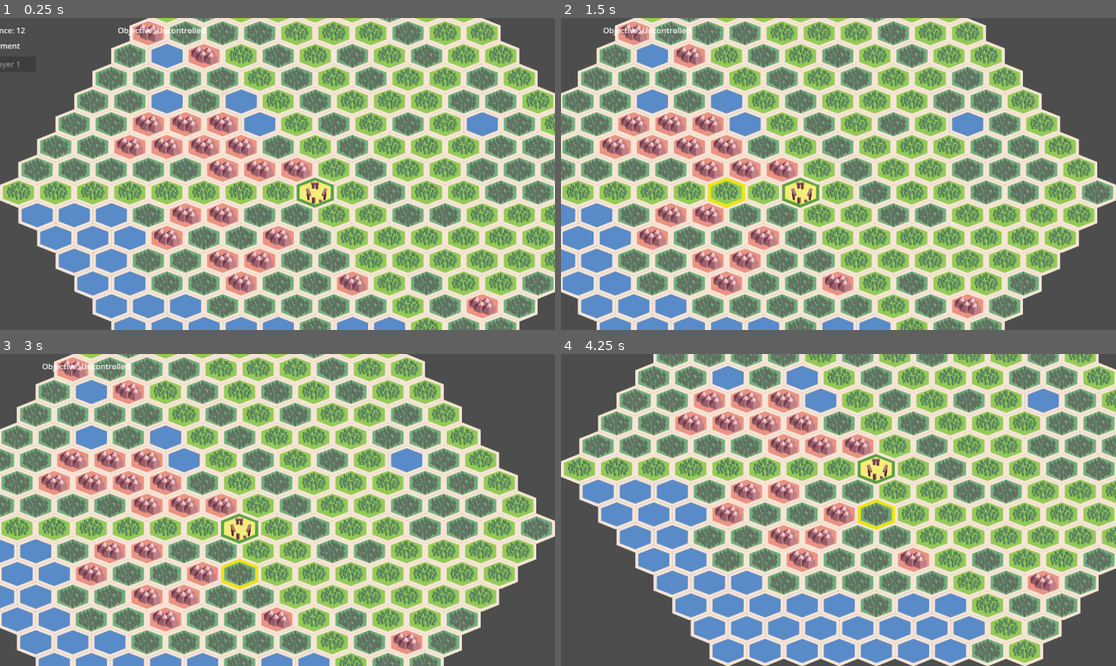
Above: before the commit, frames 1-4 (two rows, left to right).
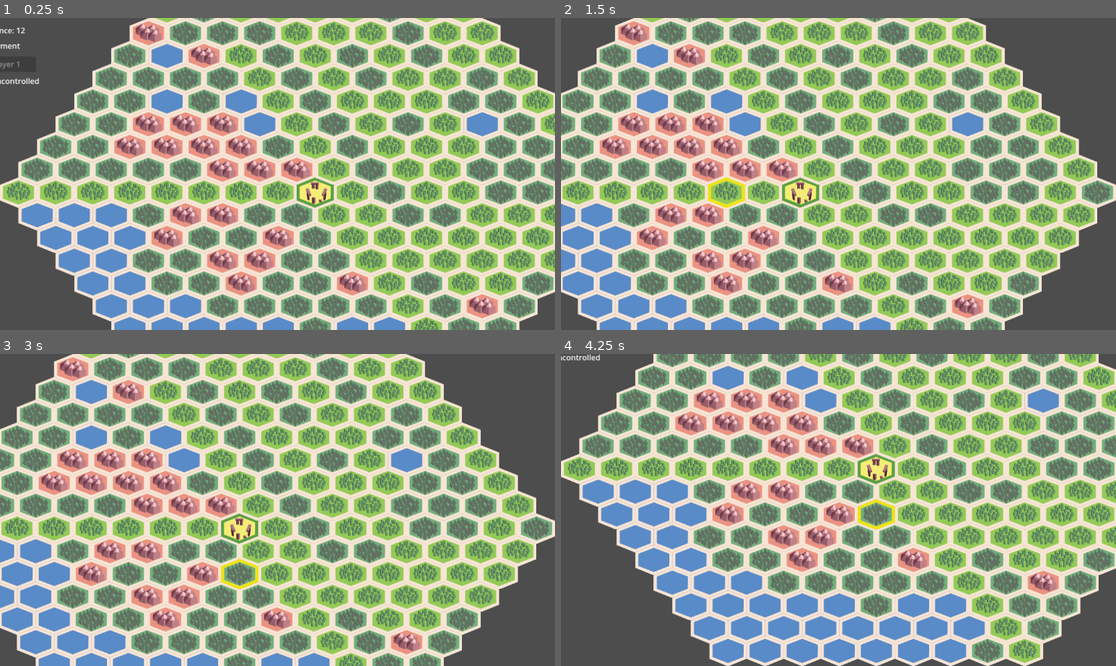
Above: after the commit, the same moments.

Repository: Gitchegumi/Violence-of-Action
Game: Godot game, scene res://scenes/main.tscn
Two runs of this game, one before a commit and one after it. Both use one fixed random seed, a clock stepped at 60 frames per second and the inputs below. This scene is started directly instead of the project's main scene.
Inputs (mouse positions are in pixels of both pictures, inside the frame that each line leads up to):
- Up to frame 1 (0.25 s): no input
- Up to frame 2 (1.5 s): tap Enter (ui_accept) at 0.5, 0.77, 1.25 s; move the mouse to (960, 158) at 0.52 s; hold Right (ui_right) 0.53-1.25 s; hold Shift 0.53-1.25 s; click (960, 158) at 0.67 s; drag from (727, 189) to (810, 236) at 1.27 s
- Up to frame 3 (3 s): tap Enter (ui_accept) at 2, 2.75 s; move the mouse to (333, 441) at 2.02 s; hold Right (ui_right) 2.03-2.75 s; tap Ctrl at 2.1 s; drag from (249, 572) to (111, 463) at 2.77 s
- Up to frame 4 (4.25 s): tap Enter (ui_accept) at 3.5, 3.77 s; move the mouse to (1005, 556) at 3.52 s; hold Left (ui_left) from 3.53 s (still down); tap F at 3.6 s

The runs differ from the first frame. In frame 1, 0.2% of the frame differs, in the area x 0-37%, y 3-22%; in frame 2, 0.1%; in frame 3, 0.1%; in frame 4, less than 0.1%.

Commit message:
fix: moved loaction for objective occupation feedback

Diff:
--- a/scenes/main.tscn
+++ b/scenes/main.tscn
@@ -33,10 +33,10 @@
 text = "Initial Deployment"
 
 [node name="ObjectiveLabel" type="Label" parent="."]
-offset_left = 360.0
-offset_top = 14.0
-offset_right = 590.0
-offset_bottom = 45.0
+offset_left = 15.0
+offset_top = 119.0
+offset_right = 245.0
+offset_bottom = 150.0
 text = "Objective: Uncontrolled"
 
 [node name="CombatResultLabel" type="Label" parent="."]
@@ -90,7 +90,8 @@
 anchor_bottom = 1.0
 grow_horizontal = 2
 grow_vertical = 2
-text = "PAUSED\nPress Escape to Resume"
+text = "PAUSED
+Press Escape to Resume"
 horizontal_alignment = 1
 vertical_alignment = 1
 
Not shown: 1 places in scenes/main.tscn that only renumber resources
